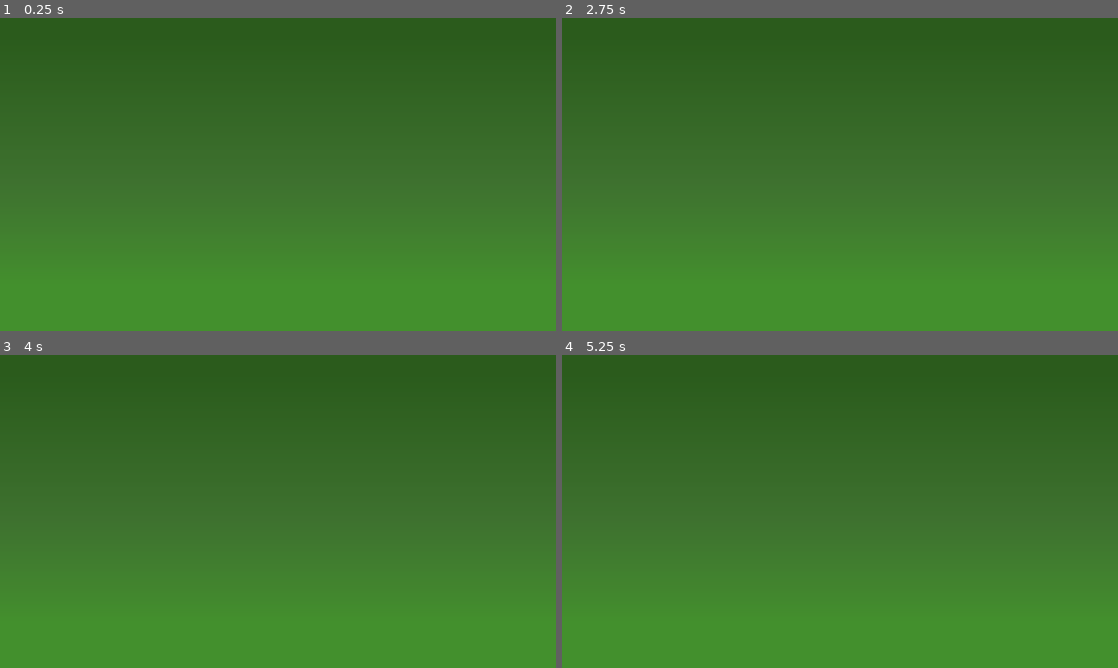
Above: before the commit, frames 1-4 (two rows, left to right).
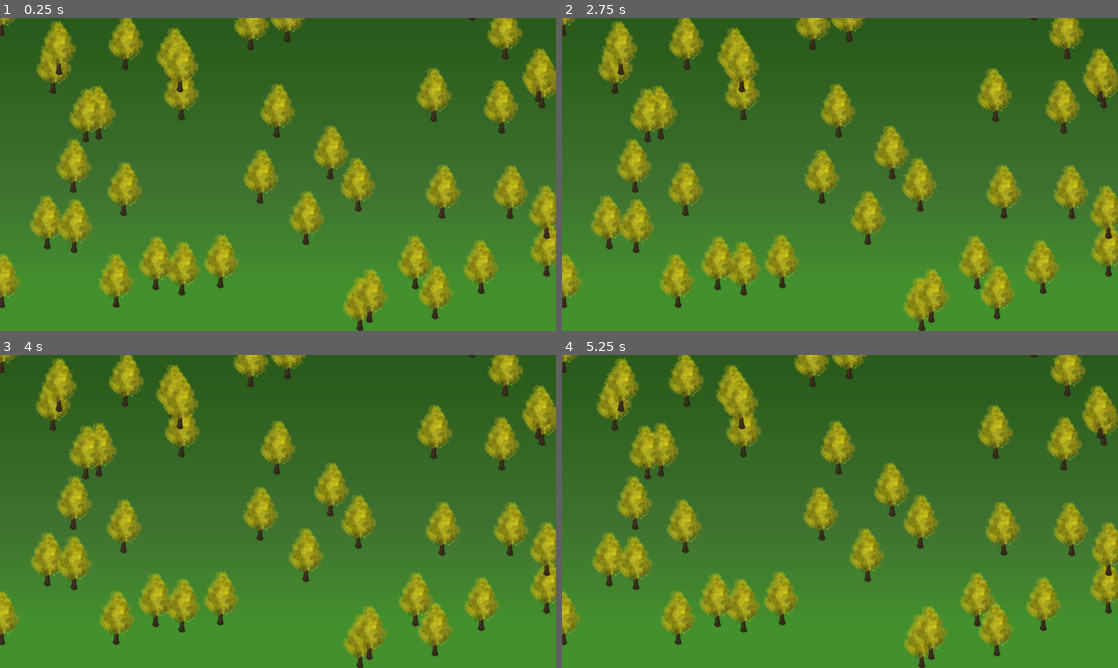
Above: after the commit, the same moments.

Repository: Glaze96/array-klasser-uppgift-a
Game: Godot game, scene res://scenes/uppgift_e.tscn
The game is run twice, just before and just after one commit, with the same random seed, the same clock (stepped at 60 frames per second) and the same inputs.
Inputs:
- Up to frame 1 (0.25 s): no input
- Up to frame 2 (2.75 s): no input
- Up to frame 3 (4 s): no input
- Up to frame 4 (5.25 s): no input

The runs differ from the first frame. In frame 1, 20% of the frame differs, in the area x 0-100%, y 0-100%; in frame 2, 20%; in frame 3, 20%; in frame 4, 20%.
Error before the commit: Parse Error: Expected indented block after function declaration. (res://scripts/generator_final.gd:26)

Commit message:
initial launch is generate random trees func

Diff:
--- a/scripts/generator_final.gd
+++ b/scripts/generator_final.gd
@@ -32,7 +32,7 @@
 	# B_generate_line()
 
 	## EXTRA: Skapa en mer skogig skog
-	# EXTRA_generate_random()
+	EXTRA_generate_random()
 
 ## UPPGIFT A
 # Skapar ett träd
